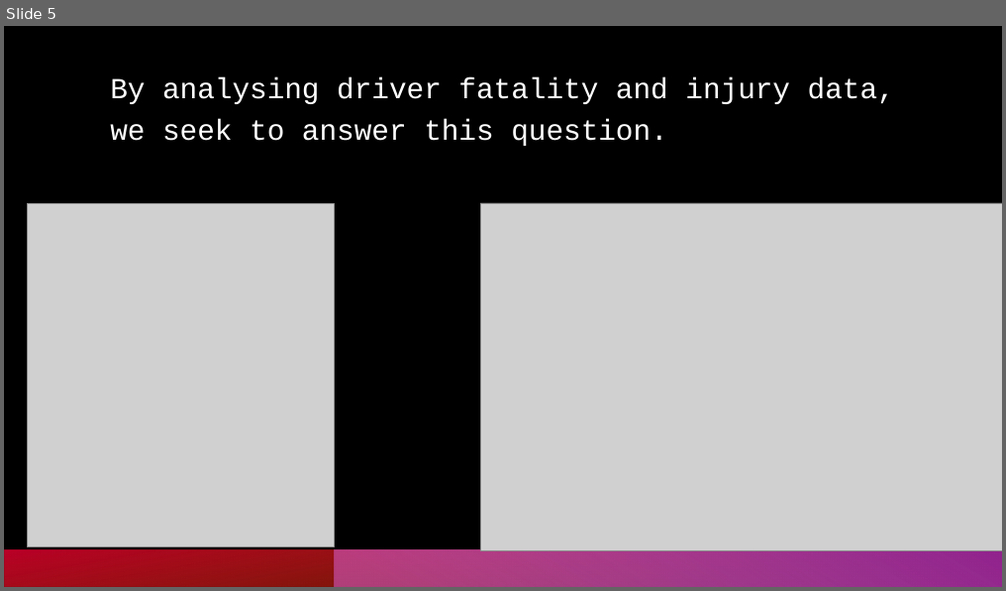
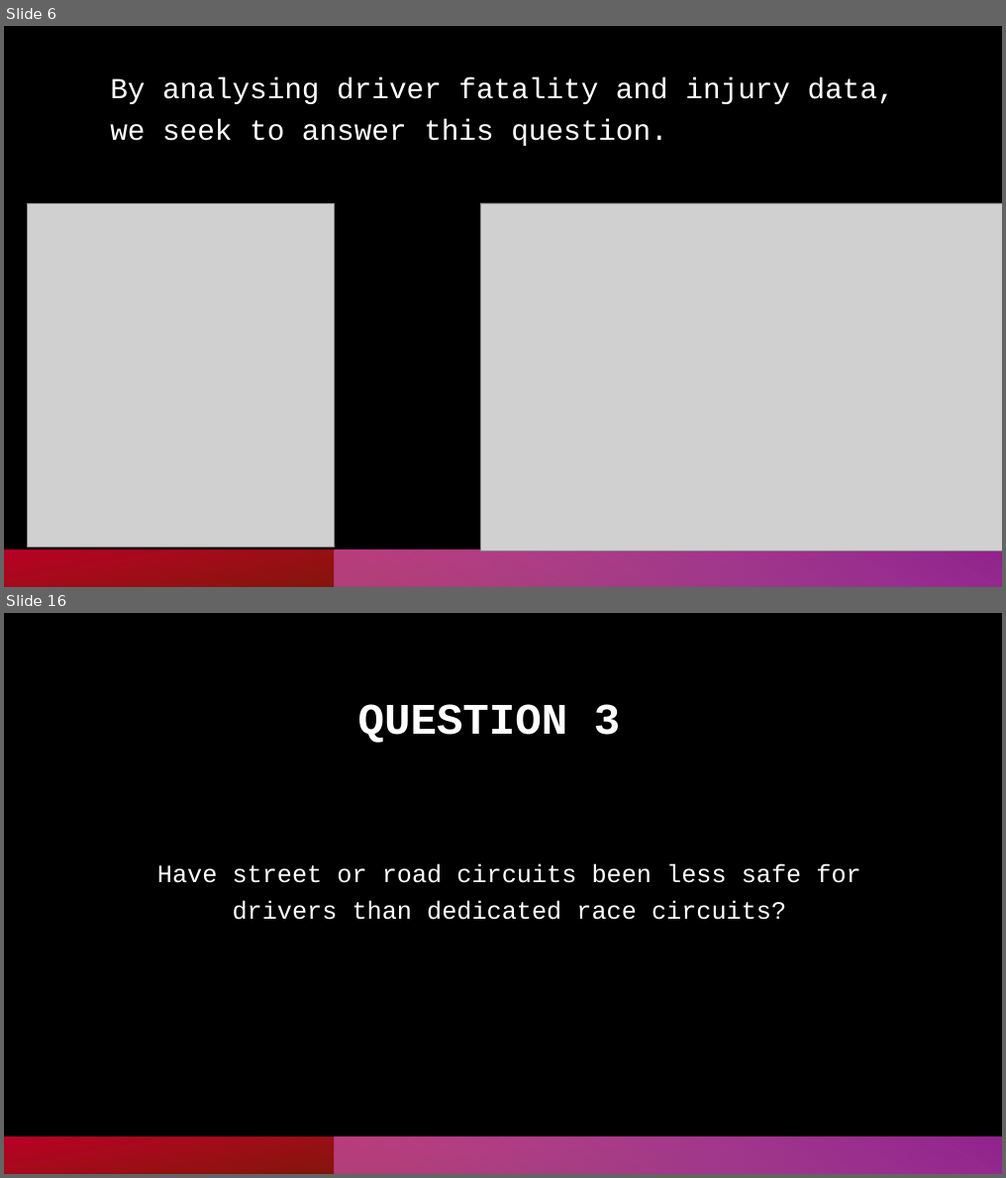
Before and after one commit to oli124/F1_safety, a slide deck: F1_driver_safety_pres.pptx. Shown one above the other, each under a label of ours: slide 5 before the commit, slides 6 and 16 after it; the slides between them are not shown. The pictures are 1006x591 and 1006x1178 pixels, drawn with LibreOffice and Linux fonts; fonts in the diff are those of the drawing; grey boxes stand for pictures. Boxes give left, top, right and bottom in pixels: in the first picture for what was removed or moved away, otherwise in the second. Text is boxed around its words. In the diff, an @@ line names an element or a change of style, - is before the commit and + after.

```diff
--- a/F1_driver_safety_pres.pptx
+++ b/F1_driver_safety_pres.pptx
@@ slide 16 added at [4, 613, 1002, 1174], background #000000; not listed: 2 template elements that a slide beside it also shows @@
@@ text added at [358, 704, 620, 743], 42 pt, text #FFFFFF, bold @@
+QUESTION 3
@@ text added at [157, 864, 860, 920], 24 pt, text #FFFFFF @@
+Have street or road circuits been less safe for drivers than dedicated race circuits?
@@ what was slide 5 is now slide 6 @@
```
Also in this commit, not shown: 4 slides changed, 15 other slides added, 1 slide removed, 5 other files.
